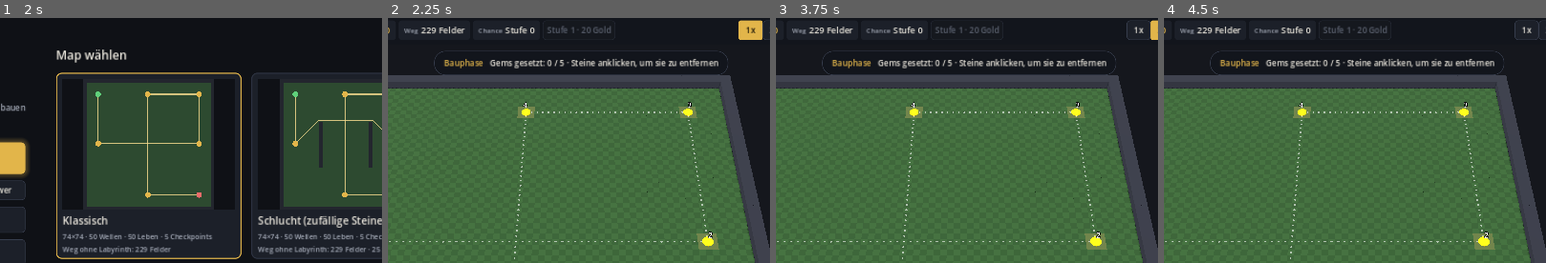
Above: before the commit, frames 1-4 (left to right).
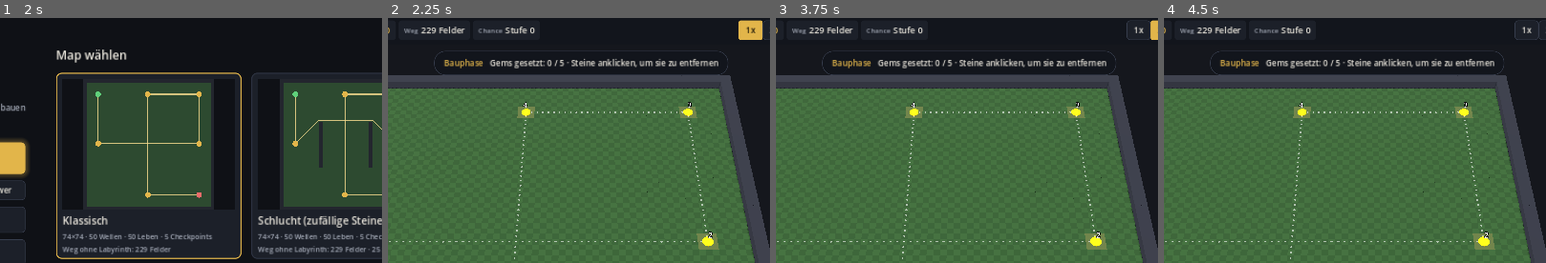
Above: after the commit, the same moments.

Repository: Tulkor/GemTD
Game: Godot game, scene res://scenes/main_menu.tscn
The game is run twice, just before and just after one commit, with the same random seed, the same clock (stepped at 60 frames per second) and the same inputs.
Inputs:
- Up to frame 1 (2 s): click "Normal" at 0.5 s; click "Normal" at 1.25 s
- Up to frame 2 (2.25 s): click "Spielen: Klassisch" at 2 s
- Up to frame 3 (3.75 s): click "1x" at 2.75 s; click "2x" at 3.5 s
- Up to frame 4 (4.5 s): click "4x" at 4.25 s
The pictures show only the part of the screen within x 25-75%, y 0-50%; the shares and areas given below are measured in that part.

Frame 1 is identical in both runs. In frame 2, 0.2% of the frame differs, in the area x 41-59%, y 3-7%; in frame 3, 0.2%; in frame 4, 0.2%.

Commit message:
Chance-Stufe steigt automatisch mit der Welle, Kauf-Knopf weg, Goldeinkommen ×0,75
Co-Authored-By: Claude Opus 5.5 (1M context) <noreply@anthropic.com>
Claude-Session: https://claude.ai/code/session_01TQZfqhkrKha1HFCsvak4Bp

Diff:
--- a/data/balance.json
+++ b/data/balance.json
@@ -8,9 +8,10 @@
 		"max_bonus": 1.2
 	},
 	"min_slowed_speed": 1.72,
-	"chance_levels": [
+	"gold_income_factor": 0.75,
+  "chance_levels": [
 		{
-			"cost": 0,
+			"wave": 1,
 			"weights": [
 				100,
 				0,
@@ -20,7 +21,7 @@
 			]
 		},
 		{
-			"cost": 20,
+			"wave": 3,
 			"weights": [
 				70,
 				30,
@@ -30,7 +31,7 @@
 			]
 		},
 		{
-			"cost": 50,
+			"wave": 6,
 			"weights": [
 				60,
 				30,
@@ -40,7 +41,7 @@
 			]
 		},
 		{
-			"cost": 80,
+			"wave": 10,
 			"weights": [
 				50,
 				30,
@@ -50,7 +51,7 @@
 			]
 		},
 		{
-			"cost": 110,
+			"wave": 13,
 			"weights": [
 				40,
 				30,
@@ -60,7 +61,7 @@
 			]
 		},
 		{
-			"cost": 140,
+			"wave": 17,
 			"weights": [
 				30,
 				30,
@@ -70,7 +71,7 @@
 			]
 		},
 		{
-			"cost": 170,
+			"wave": 20,
 			"weights": [
 				20,
 				30,
@@ -80,7 +81,7 @@
 			]
 		},
 		{
-			"cost": 200,
+			"wave": 23,
 			"weights": [
 				10,
 				30,
@@ -90,7 +91,7 @@
 			]
 		},
 		{
-			"cost": 230,
+			"wave": 27,
 			"weights": [
 				0,
 				30,
--- a/scripts/game/game.gd
+++ b/scripts/game/game.gd
@@ -40,6 +40,7 @@
 var lives := 50
 var gold := 0
 var chance_level := 0
+var _gold_frac := 0.0
 var spawn_queue: Array = []
 ## Länge des Bodenwegs in Feldern, und wie lang er zu Beginn der Bauphase war.
 var path_length := 0
@@ -77,7 +78,6 @@
 	add_child(hud)
 	hud.option_chosen.connect(_on_option_chosen)
 	hud.round_gem_selected.connect(func(i): if i < round_towers.size(): _select(round_towers[i]))
-	hud.chance_upgrade_requested.connect(_upgrade_chance)
 	hud.speed_selected.connect(func(f): Engine.time_scale = f)
 	hud.menu_requested.connect(func(): Session.goto(Session.return_scene))
 	hud.main_menu_requested.connect(func(): Session.goto(Session.MAIN_MENU))
@@ -352,6 +352,7 @@
 
 func _enter_build() -> void:
 	phase = Phase.BUILD
+	chance_level = chance_level_for(current_wave())
 	round_towers.clear()
 	round_path_start = path_length
 	_refresh_hud()
@@ -618,16 +619,30 @@
 	t.queue_free()
 
 
-func _upgrade_chance() -> void:
+## Chance-Stufe steigt automatisch: höchste Stufe, deren „wave“ erreicht ist.
+func chance_level_for(wave: int) -> int:
+	var levels: Array = Database.balance.get("chance_levels", [])
+	var lvl := 0
+	for i in levels.size():
+		if wave >= int(levels[i].get("wave", 1)):
+			lvl = i
+	return lvl
+
+
+## Welle, ab der die nächste Chance-Stufe gilt (-1 = schon maximal).
+func next_chance_wave() -> int:
 	var levels: Array = Database.balance.get("chance_levels", [])
 	if chance_level + 1 >= levels.size():
-		return
-	var cost := int(levels[chance_level + 1].get("cost", 0))
-	if gold < cost:
-		return
-	gold -= cost
-	chance_level += 1
-	_refresh_hud()
+		return -1
+	return int(levels[chance_level + 1].get("wave", 1))
+
+
+## Gold aus Kills und Fähigkeiten, gekürzt um gold_income_factor (Reste werden gesammelt).
+func earn_gold(amount: int) -> void:
+	_gold_frac += amount * float(Database.balance.get("gold_income_factor", 1.0))
+	var whole := floori(_gold_frac)
+	gold += whole
+	_gold_frac -= whole
 
 
 func current_wave() -> int:
@@ -635,7 +650,7 @@
 
 
 func add_gold(amount: int) -> void:
-	gold += amount
+	earn_gold(amount)
 	_refresh_hud()
 
 
@@ -721,7 +736,7 @@
 
 func on_enemy_killed(e: Enemy) -> void:
 	enemies_killed += 1
-	gold += e.bounty
+	earn_gold(e.bounty)
 	_remove_enemy(e)
 	_refresh_hud()
 
@@ -791,12 +806,7 @@
 		Phase.VICTORY:
 			hud.set_phase("Gewonnen", "Alle Wellen geschafft!")
 
-	var levels: Array = Database.balance.get("chance_levels", [])
-	if chance_level + 1 < levels.size():
-		var cost := int(levels[chance_level + 1].get("cost", 0))
-		hud.set_chance(chance_level, cost, gold >= cost and phase < Phase.GAME_OVER)
-	else:
-		hud.set_chance(chance_level, -1, false)
+	hud.set_chance(chance_level, next_chance_wave())
 
 	if selected_rock != NO_CELL:
 		var cost := rock_remove_cost()
--- a/scripts/game/hud.gd
+++ b/scripts/game/hud.gd
@@ -5,7 +5,6 @@
 
 signal option_chosen(index: int)
 signal round_gem_selected(index: int)
-signal chance_upgrade_requested
 signal speed_selected(factor: float)
 signal menu_requested
 signal main_menu_requested
@@ -19,7 +18,6 @@
 
 const BANNER_TOP := 64.0
 const LEFT_TOP := 120.0
-const BUBBLE_SHIFT := 48.0
 const SPEEDS := [1.0, 2.0, 4.0]
 
 var root: Control
@@ -33,11 +31,7 @@
 var game_over_stats: Label
 var editor_button: Button
 var chance_value: Label
-var chance_button: Button
-var chance_bubble: SpeechBubble
 var left_col: VBoxContainer
-var _chance_level := -1
-var _bubble_dismissed_level := -1
 var speed_buttons: Array[Button] = []
 var debug_option: OptionButton
 var debug_button: Button
@@ -116,16 +110,6 @@
 	message_label.grow_horizontal = Control.GROW_DIRECTION_BOTH
 	message_label.grow_vertical = Control.GROW_DIRECTION_BOTH
 	root.add_child(message_label)
-
-	# Erinnerung, sobald das Gold für die nächste Chance-Stufe reicht
-	chance_bubble = SpeechBubble.new()
-	chance_bubble.target = chance_button
-	chance_bubble.hide()
-	root.add_child(chance_bubble)
-	chance_bubble.pressed.connect(func(): chance_upgrade_requested.emit())
-	chance_bubble.dismissed.connect(func():
-		_bubble_dismissed_level = _chance_level
-		_show_chance_bubble(false))
 
 	recipe_book = RecipeBook.new()
 	root.add_child(recipe_book)
@@ -218,8 +202,6 @@
 	path_value = _chip("Weg", h)
 	path_value.get_parent().get_parent().tooltip_text = "Länge des Laufwegs der Bodengegner in Feldern (ein Tower ist 2 Felder breit).\nIn Klammern: wie viel länger der Weg in dieser Bauphase geworden ist."
 	chance_value = _chip("Chance", h)
-	chance_button = _button("", h, func(): chance_upgrade_requested.emit())
-	chance_button.tooltip_text = "Bessere Gems: höhere Chance-Stufe gegen Gold"
 	var fill := Control.new()
 	fill.size_flags_horizontal = Control.SIZE_EXPAND_FILL
 	h.add_child(fill)
@@ -487,32 +469,11 @@
 	gold_value.text = str(gold)
 
 
-## level: aktuelle Chance-Stufe, cost: Kosten der nächsten (-1 = schon maximal).
-func set_chance(level: int, cost: int, enabled: bool) -> void:
+## level: aktuelle Chance-Stufe, next_wave: ab dieser Welle gilt die nächste (-1 = schon maximal).
+func set_chance(level: int, next_wave: int) -> void:
 	chance_value.text = "Stufe %d" % level
-	chance_button.visible = cost >= 0
-	chance_button.text = "Stufe %d · %d Gold" % [level + 1, cost]
-	chance_button.disabled = not enabled
-	_chance_level = level
-	if enabled:
-		UiTheme.accent_button(chance_button, UiTheme.GOLD, UiTheme.GOLD_DARK, Color(UiTheme.GOLD, 0.35))
-	else:
-		for k in ["normal", "hover", "pressed", "disabled"]:
-			chance_button.remove_theme_stylebox_override(k)
-		for k in ["font_color", "font_hover_color", "font_pressed_color"]:
-			chance_button.remove_theme_color_override(k)
-	chance_bubble.set_text("Genug Gold: Chance auf Stufe %d verbessern!" % (level + 1))
-	_show_chance_bubble(enabled and _bubble_dismissed_level != level)
-
-
-func _show_chance_bubble(on: bool) -> void:
-	if chance_bubble.visible == on:
-		return
-	chance_bubble.visible = on
-	# Banner und linke Spalte rutschen unter die Sprechblase, damit sie nichts verdeckt
-	banner.offset_top = BANNER_TOP + (BUBBLE_SHIFT if on else 0.0)
-	left_col.offset_top = LEFT_TOP + (BUBBLE_SHIFT if on else 0.0)
-	_recenter.call_deferred()
+	chance_value.get_parent().get_parent().tooltip_text = "Bessere Gems: die Chance-Stufe steigt automatisch.\n" + \
+		("Stufe %d ab Welle %d" % [level + 1, next_wave] if next_wave >= 0 else "Höchste Stufe erreicht")
 
 
 ## oneshot: Text für die lila Markierung, leer = keine.
--- a/tests/smoke_test.gd
+++ b/tests/smoke_test.gd
@@ -339,22 +339,16 @@
 	game.hud.close_leave_confirm()
 	check(not game.hud.leave_confirm.visible and not get_tree().paused, "Weiterspielen schließt Rückfrage")
 
-	# Sprechblase, wenn das Gold für die nächste Chance-Stufe reicht
+	# Chance-Stufe steigt automatisch mit der Welle, Gold wird um gold_income_factor gekürzt
+	check(game.chance_level_for(1) == 0 and game.chance_level_for(3) == 1 and game.chance_level_for(27) == 8 and game.chance_level_for(50) == 8,
+		"Chance automatisch: Welle 1 → 0, Welle 3 → 1, ab Welle 27 → 8")
 	var old_gold: int = game.gold
-	var old_level: int = game.chance_level
 	game.gold = 0
-	game._refresh_hud()
-	check(not game.hud.chance_bubble.visible, "Keine Chance-Sprechblase ohne Gold")
-	game.gold = 100000
-	game._refresh_hud()
-	check(game.hud.chance_bubble.visible and game.hud.banner.offset_top > game.hud.BANNER_TOP, "Chance-Sprechblase erscheint, Banner rutscht darunter")
-	game.hud.chance_bubble.dismissed.emit()
-	game._refresh_hud()
-	check(not game.hud.chance_bubble.visible and game.hud.banner.offset_top == game.hud.BANNER_TOP, "Sprechblase lässt sich für diese Stufe wegklicken")
-	game.hud.chance_bubble.pressed.emit()
-	check(game.chance_level == old_level + 1 and game.hud.chance_bubble.visible, "Klick auf Sprechblase verbessert die Chance, nächste Stufe wird wieder angezeigt")
+	game._gold_frac = 0.0
+	for k in 4:
+		game.earn_gold(1)
+	check(game.gold == 3, "Goldeinkommen ×0,75: 4 × 1 Gold ergibt 3 Gold (%d)" % game.gold)
 	game.gold = old_gold
-	game.chance_level = old_level
 	game._refresh_hud()
 
 	# Weglänge in der Leiste und Menü am Spielende
Not shown, changed: README.md
